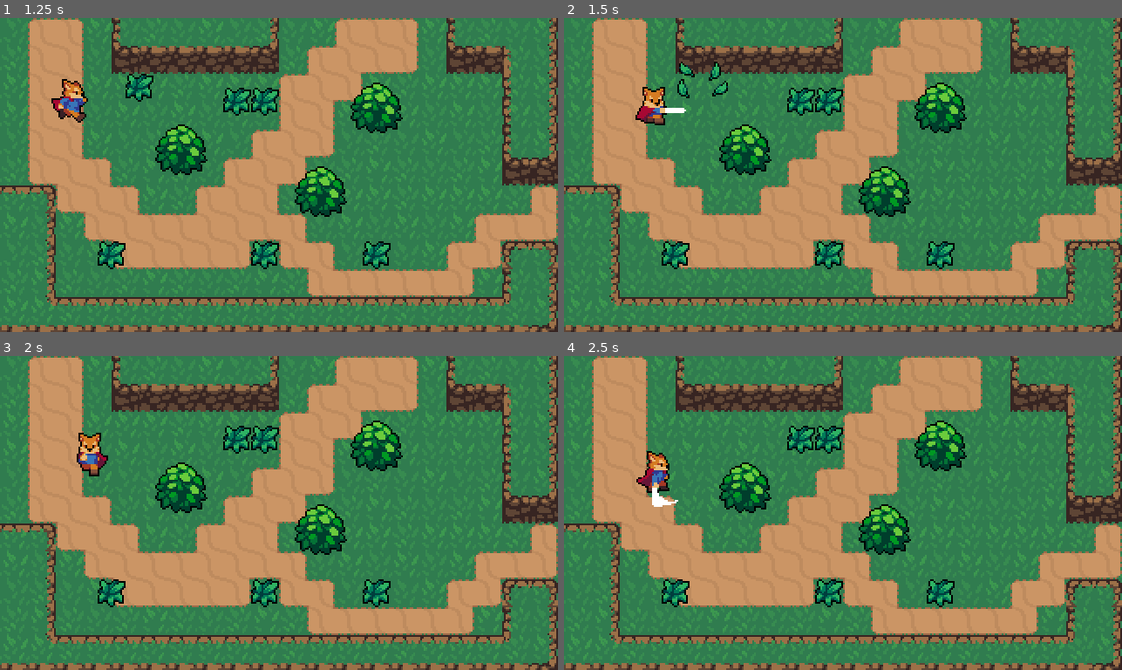
Above: before the commit, frames 1-4 (two rows, left to right).
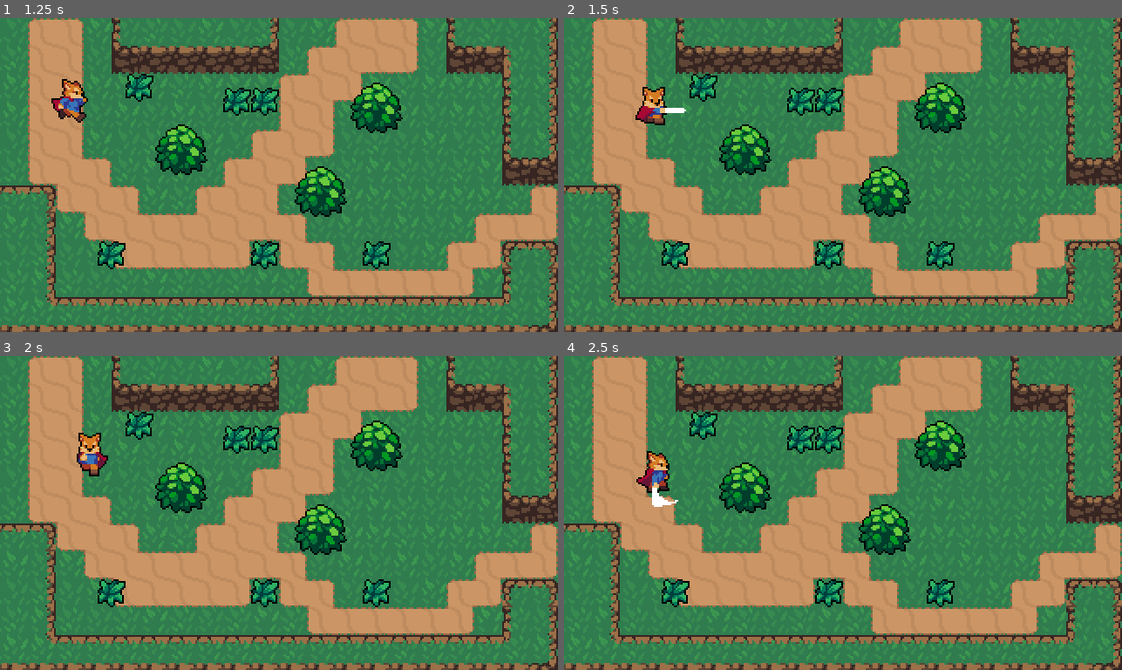
Above: after the commit, the same moments.

Repository: PiotrDawidziuk/Action_RPG_Tutorial
Game: Godot game, scene res://World.tscn
Same seed, same stepped clock (60 frames per second), same inputs: the game is played once before the commit and once after it.
Inputs:
- Up to frame 1 (1.25 s): tap Enter at 0.5 s; hold Right (ui_right) from 0.53 s (still down); tap Space (Attack) at 0.6 s
- Up to frame 2 (1.5 s): release Right (ui_right) at 1.28 s; hold Down (ui_down) from 1.28 s (still down); tap Space (Attack) at 1.35 s
- Up to frame 3 (2 s): keep holding Down (ui_down)
- Up to frame 4 (2.5 s): release Down (ui_down) at 2.03 s; hold Right (ui_right) from 2.03 s (still down); tap Space (Attack) at 2.1 s

Frame 1 is identical in both runs. In frame 2, 0.6% of the frame differs, in the area x 20-30%, y 13-27%; in frame 3, 0.3%; in frame 4, 0.3%.

Commit message:
attacks destroy grass

Diff:
--- a/Overlap/Hitbox.tscn
+++ b/Overlap/Hitbox.tscn
@@ -1,5 +1,7 @@
 [gd_scene format=2]
 
 [node name="Hitbox" type="Area2D"]
+collision_layer = 0
+collision_mask = 0
 
 [node name="CollisionShape2D" type="CollisionShape2D" parent="."]
--- a/Overlap/Hurtbox.tscn
+++ b/Overlap/Hurtbox.tscn
@@ -1,5 +1,7 @@
 [gd_scene format=2]
 
 [node name="Hurtbox" type="Area2D"]
+collision_layer = 2147483648
+collision_mask = 0
 
 [node name="CollisionShape2D" type="CollisionShape2D" parent="."]
--- a/Player/Player.tscn
+++ b/Player/Player.tscn
@@ -37,6 +37,30 @@
 "method": "attack_animation_finished"
 } ]
 }
+tracks/2/type = "value"
+tracks/2/path = NodePath("hitboxPivot:rotation_degrees")
+tracks/2/interp = 1
+tracks/2/loop_wrap = true
+tracks/2/imported = false
+tracks/2/enabled = true
+tracks/2/keys = {
+"times": PoolRealArray( 0 ),
+"transitions": PoolRealArray( 1 ),
+"update": 0,
+"values": [ 90.0 ]
+}
+tracks/3/type = "value"
+tracks/3/path = NodePath("hitboxPivot/SwordHitbox/CollisionShape2D2:disabled")
+tracks/3/interp = 1
+tracks/3/loop_wrap = true
+tracks/3/imported = false
+tracks/3/enabled = true
+tracks/3/keys = {
+"times": PoolRealArray( 0.1, 0.3 ),
+"transitions": PoolRealArray( 1, 1 ),
+"update": 1,
+"values": [ false, true ]
+}
 
 [sub_resource type="Animation" id=3]
 resource_name = "AttackLeft"
@@ -67,6 +91,30 @@
 "method": "attack_animation_finished"
 } ]
 }
+tracks/2/type = "value"
+tracks/2/path = NodePath("hitboxPivot:rotation_degrees")
+tracks/2/interp = 1
+tracks/2/loop_wrap = true
+tracks/2/imported = false
+tracks/2/enabled = true
+tracks/2/keys = {
+"times": PoolRealArray( 0 ),
+"transitions": PoolRealArray( 1 ),
+"update": 0,
+"values": [ 180.0 ]
+}
+tracks/3/type = "value"
+tracks/3/path = NodePath("hitboxPivot/SwordHitbox/CollisionShape2D2:disabled")
+tracks/3/interp = 1
+tracks/3/loop_wrap = true
+tracks/3/imported = false
+tracks/3/enabled = true
+tracks/3/keys = {
+"times": PoolRealArray( 0.1, 0.3 ),
+"transitions": PoolRealArray( 1, 1 ),
+"update": 1,
+"values": [ false, true ]
+}
 
 [sub_resource type="Animation" id=4]
 resource_name = "AttackRight"
@@ -97,6 +145,30 @@
 "method": "attack_animation_finished"
 } ]
 }
+tracks/2/type = "value"
+tracks/2/path = NodePath("hitboxPivot:rotation_degrees")
+tracks/2/interp = 1
+tracks/2/loop_wrap = true
+tracks/2/imported = false
+tracks/2/enabled = true
+tracks/2/keys = {
+"times": PoolRealArray( 0 ),
+"transitions": PoolRealArray( 1 ),
+"update": 0,
+"values": [ 0.0 ]
+}
+tracks/3/type = "value"
+tracks/3/path = NodePath("hitboxPivot/SwordHitbox/CollisionShape2D2:disabled")
+tracks/3/interp = 1
+tracks/3/loop_wrap = true
+tracks/3/imported = false
+tracks/3/enabled = true
+tracks/3/keys = {
+"times": PoolRealArray( 0.1, 0.3 ),
+"transitions": PoolRealArray( 1, 1 ),
+"update": 1,
+"values": [ false, true ]
+}
 
 [sub_resource type="Animation" id=5]
 resource_name = "AttackUp"
@@ -126,6 +198,30 @@
 "args": [  ],
 "method": "attack_animation_finished"
 } ]
+}
+tracks/2/type = "value"
+tracks/2/path = NodePath("hitboxPivot:rotation_degrees")
+tracks/2/interp = 1
+tracks/2/loop_wrap = true
+tracks/2/imported = false
+tracks/2/enabled = true
+tracks/2/keys = {
+"times": PoolRealArray( 0 ),
+"transitions": PoolRealArray( 1 ),
+"update": 0,
+"values": [ 270.0 ]
+}
+tracks/3/type = "value"
+tracks/3/path = NodePath("hitboxPivot/SwordHitbox/CollisionShape2D2:disabled")
+tracks/3/interp = 1
+tracks/3/loop_wrap = true
+tracks/3/imported = false
+tracks/3/enabled = true
+tracks/3/keys = {
+"times": PoolRealArray( 0.1, 0.3 ),
+"transitions": PoolRealArray( 1, 1 ),
+"update": 1,
+"values": [ false, true ]
 }
 
 [sub_resource type="Animation" id=6]
@@ -354,17 +450,17 @@
 [sub_resource type="AnimationNodeStateMachinePlayback" id=34]
 
 [sub_resource type="CapsuleShape2D" id=35]
-radius = 4.70123
-height = 16.5387
+height = 12.0
 
 [node name="Player" type="KinematicBody2D"]
+collision_layer = 2147483650
 script = ExtResource( 1 )
 
 [node name="Sprite" type="Sprite" parent="."]
 position = Vector2( 1, -9 )
 texture = ExtResource( 2 )
 hframes = 60
-frame = 26
+frame = 27
 
 [node name="CollisionShape2D" type="CollisionShape2D" parent="."]
 rotation = -1.5708
@@ -394,14 +490,12 @@
 
 [node name="hitboxPivot" type="Position2D" parent="."]
 position = Vector2( 0, -4 )
-scale = Vector2( 130.403, 1363.34 )
-
-[node name="swordHitbox" parent="hitboxPivot" instance=ExtResource( 3 )]
-position = Vector2( 0.12, 0 )
-scale = Vector2( 0.00766855, 0.000733493 )
-
-[node name="CollisionShape2D" parent="hitboxPivot/swordHitbox" index="0"]
-scale = Vector2( 1.70168, 0.888318 )
+
+[node name="SwordHitbox" parent="hitboxPivot" instance=ExtResource( 3 )]
+position = Vector2( 15, 0 )
+collision_mask = 8
+
+[node name="CollisionShape2D2" type="CollisionShape2D" parent="hitboxPivot/SwordHitbox"]
+position = Vector2( -9.53674e-07, 0 )
 shape = SubResource( 35 )
-
-[editable path="hitboxPivot/swordHitbox"]
+disabled = true
--- a/World.tscn
+++ b/World.tscn
@@ -552,6 +552,7 @@
 [node name="DirtCliffTileMap" type="TileMap" parent="."]
 tile_set = SubResource( 55 )
 cell_size = Vector2( 32, 32 )
+collision_mask = 2147483648
 format = 1
 tile_data = PoolIntArray( -1, 0, 65540, -65534, 0, 65537, -65533, 0, 65538, -65532, 0, 65539, -65528, 0, 65537, -65527, …(476 unchanged characters)…
 
--- a/World/Grass.tscn
+++ b/World/Grass.tscn
@@ -16,6 +16,7 @@
 offset = Vector2( -8, -8 )
 
 [node name="Hurtbox" parent="." instance=ExtResource( 3 )]
+collision_layer = 8
 
 [node name="CollisionShape2D" parent="Hurtbox" index="0"]
 position = Vector2( 8, 8 )
--- a/project.godot
+++ b/project.godot
@@ -60,6 +60,13 @@
  ]
 }
 
+[layer_names]
+
+2d_physics/layer_1="World"
+2d_physics/layer_2="Player"
+2d_physics/layer_3="PlayerHurtbox"
+2d_physics/layer_4="EnemyHurtbox"
+
 [rendering]
 
 environment/default_environment="res://default_env.tres"
